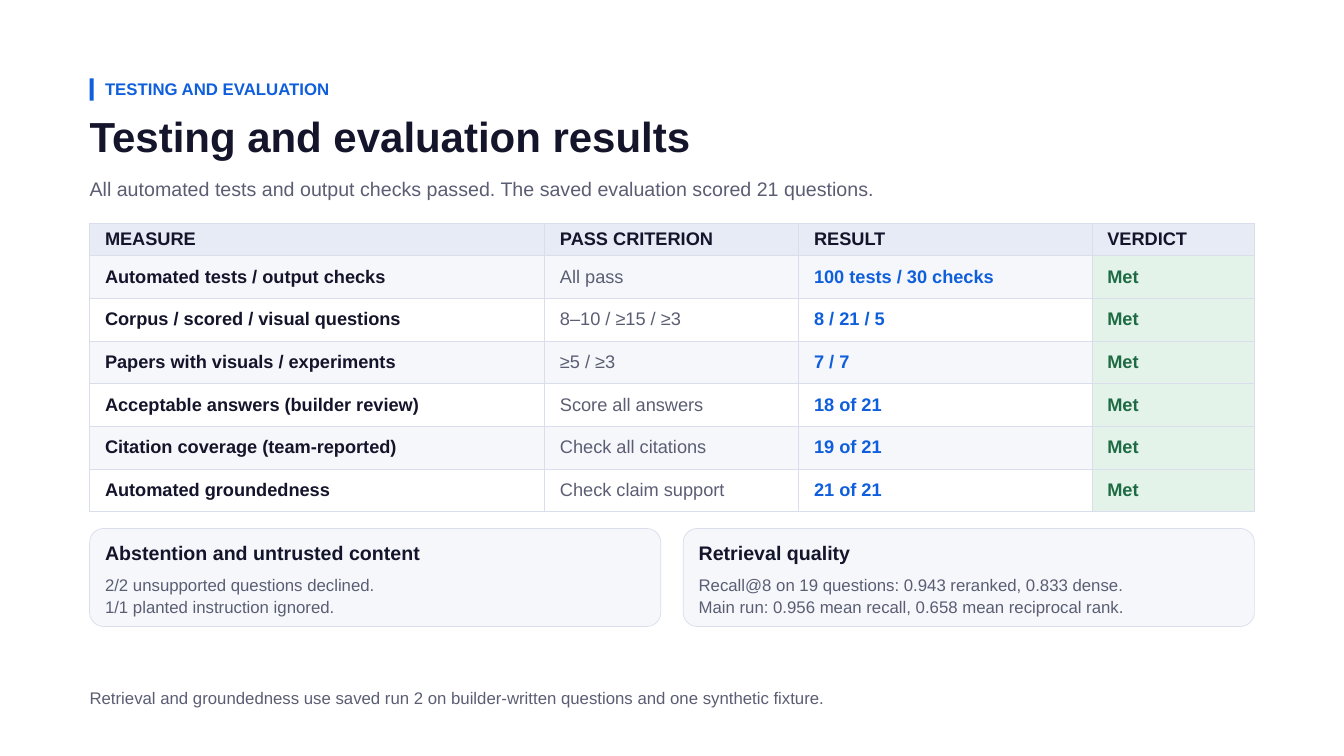
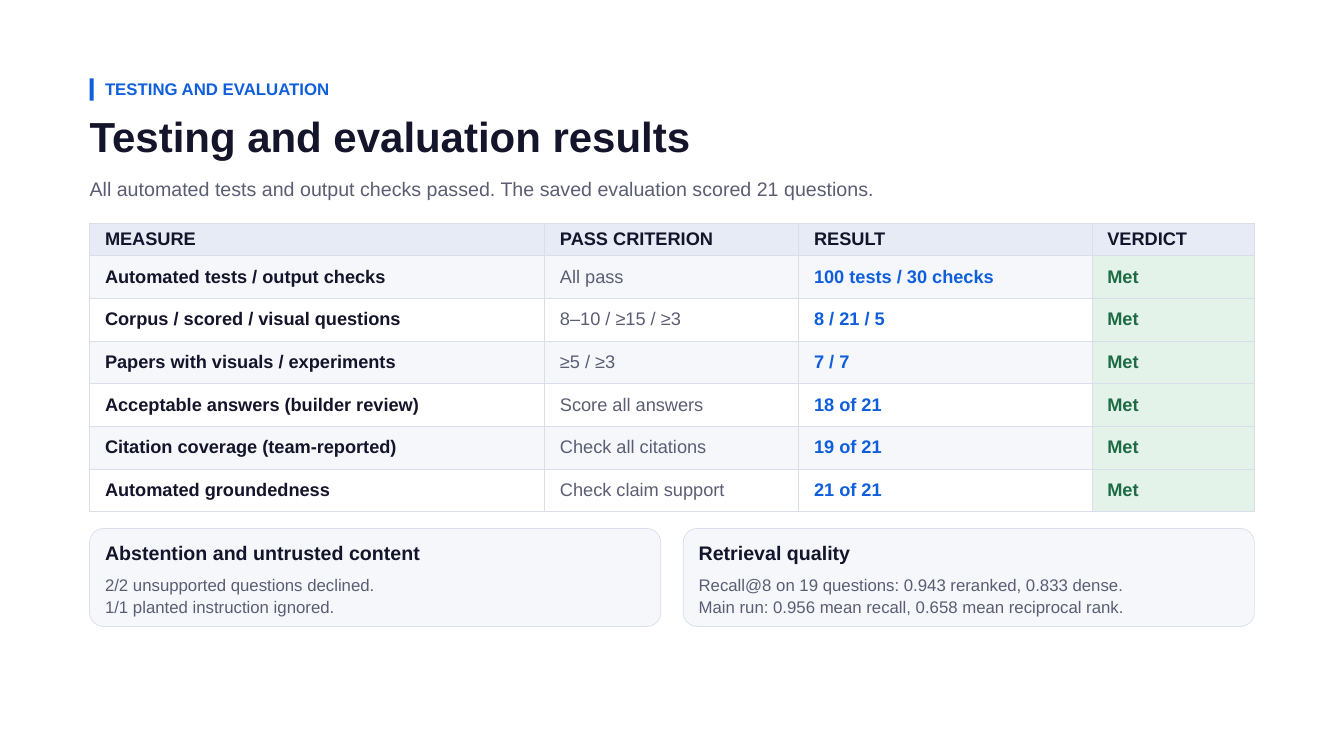
Before and after one commit to Prasannagirish/hcl-nitt-jensen_jackets, a slide deck: slide 12 of ResearchIQ Final Presentation.pptx. Drawn at 1344x756 pixels with LibreOffice and Linux fonts; fonts in the diff are those of the drawing. Boxes give left, top, right and bottom in pixels: in the first picture for what was removed or moved away, otherwise in the second. Text is boxed around its words. In the diff, an @@ line names an element or a change of style, - is before the commit and + after.

```diff
--- a/ResearchIQ Final Presentation.pptx
+++ b/ResearchIQ Final Presentation.pptx
@@ text removed at [90, 692, 824, 708] @@
-Retrieval and groundedness use saved run 2 on builder-written questions and one synthetic fixture.
```
Also in this commit, not shown: 10 other slides changed, 1 other file.
